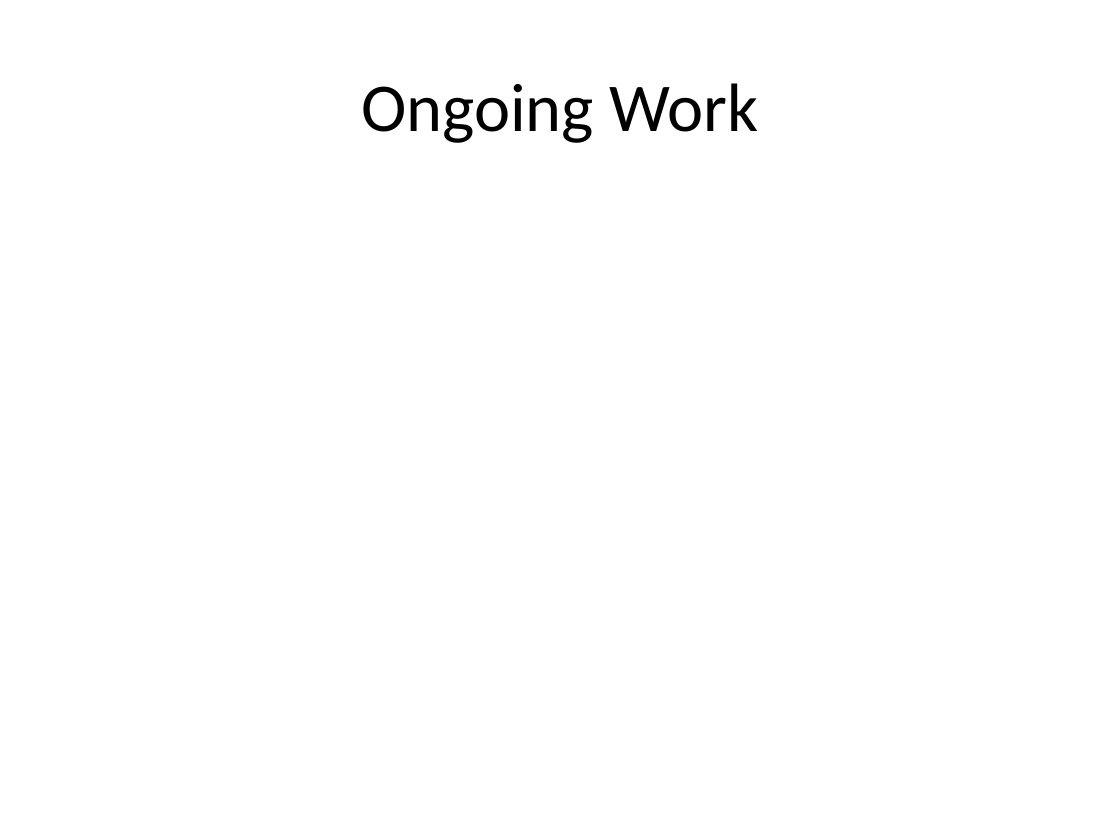
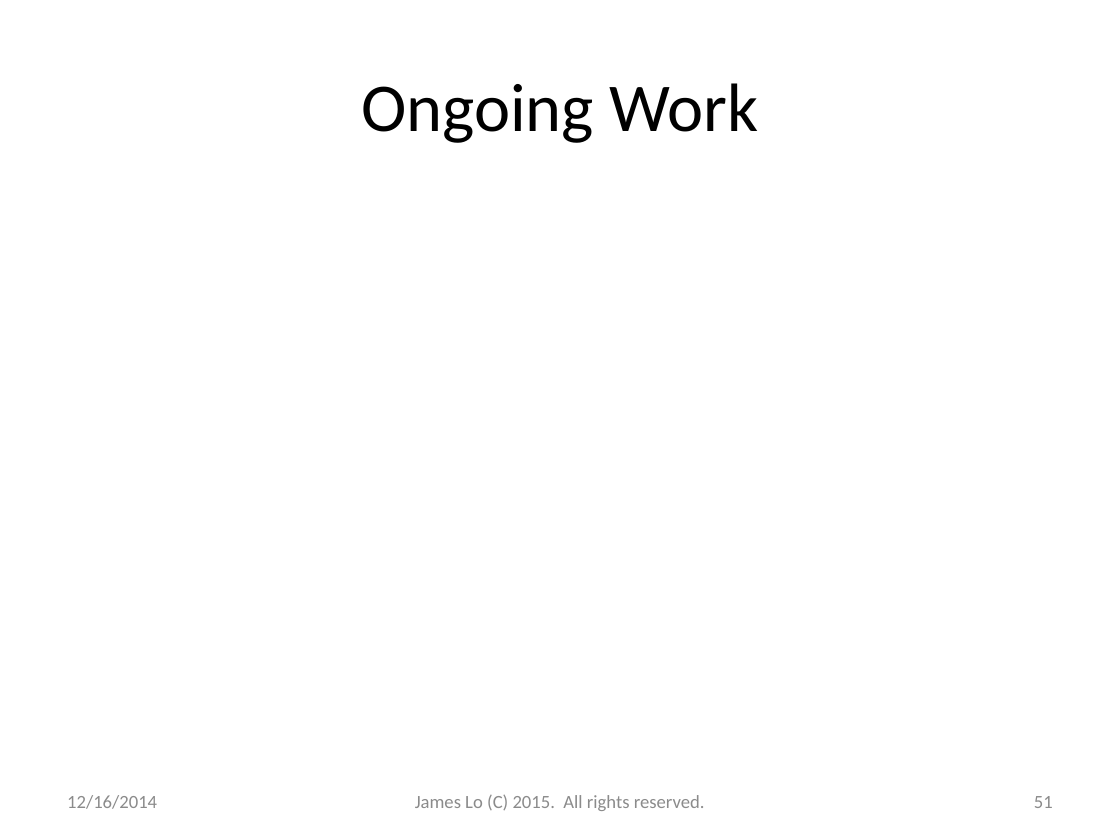
Before and after one commit to jamestklo/MatrixFactorizationMatlab, a slide deck: slide 51 of cs534L-SAGmf.pptx (slide 48 before the commit). Drawn at 1120x840 pixels with LibreOffice and Linux fonts; fonts in the diff are those of the drawing; grey boxes stand for pictures. Boxes give left, top, right and bottom in pixels: in the first picture for what was removed or moved away, otherwise in the second. Text is boxed around its words. In the diff, an @@ line names an element or a change of style, - is before the commit and + after.

```diff
--- a/cs534L-SAGmf.pptx
+++ b/cs534L-SAGmf.pptx
@@ text added at <box>67,795,157,809</box>, 12 pt, text #8C8C8C @@
+12/16/2014
@@ text added at <box>415,795,705,811</box>, 12 pt, text #8C8C8C @@
+James Lo (C) 2015. All rights reserved.
@@ page number added at <box>1034,796,1053,808</box>, 12 pt, text #8C8C8C @@
+51
```
Also in this commit, not shown: 45 other slides changed, 12 slides added, 8 slides removed, 1 other file.
